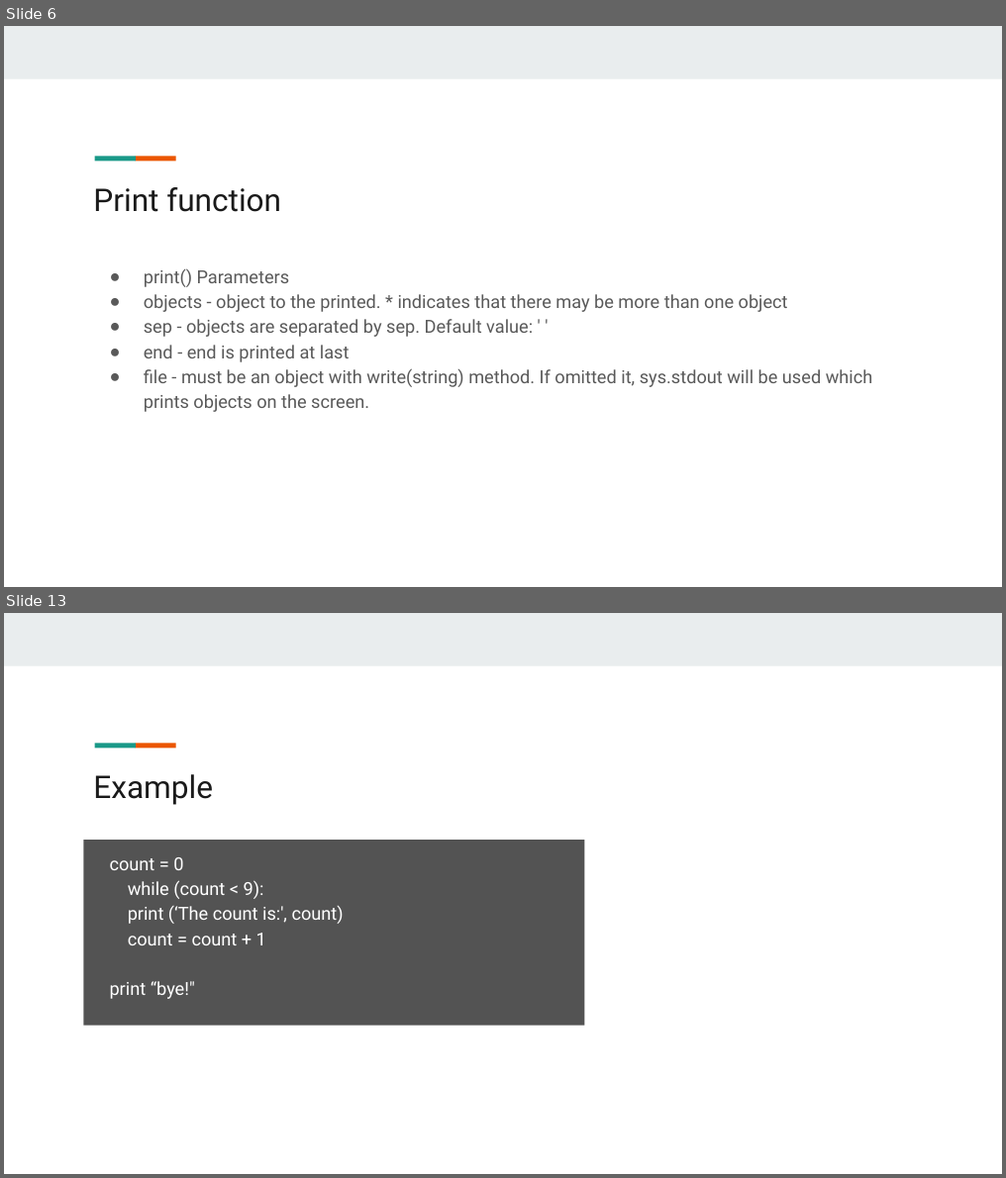
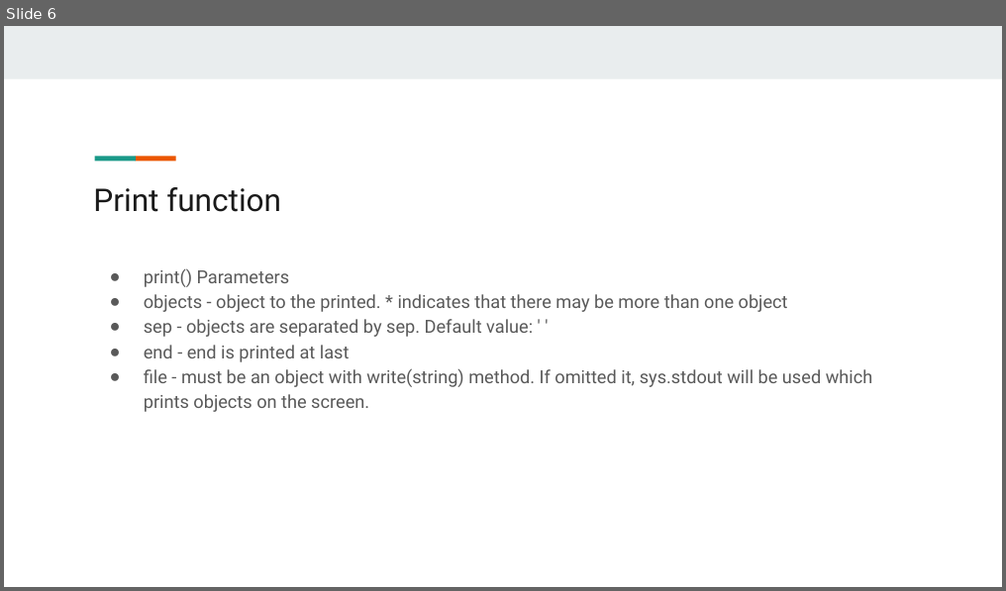
Before and after one commit to giridhersadineni/pythonsrec, a slide deck: 02.Operators & Conditional Statements/2. Python Operators.pptx. Shown one above the other, each under a label of ours: slides 6 and 13 before the commit, slide 6 after it; the slides between them are not shown. The pictures are 1006x1178 and 1006x591 pixels, drawn with LibreOffice and Linux fonts; fonts in the diff are those of the drawing. Boxes give left, top, right and bottom in pixels: in the first picture for what was removed or moved away, otherwise in the second. Text is boxed around its words. In the diff, an @@ line names an element or a change of style, - is before the commit and + after.

```diff
--- a/02.Operators & Conditional Statements/2. Python Operators.pptx
+++ b/02.Operators & Conditional Statements/2. Python Operators.pptx
@@ slide 13 removed at (x1=4, y1=613, x2=1002, y2=1174), background #FFFFFF; not listed: 3 template elements that a slide beside it also shows @@
@@ title removed at (x1=93, y1=774, x2=213, y2=805) @@
-Example
@@ text removed at (x1=84, y1=840, x2=585, y2=1025) @@
-count = 0
-while (count < 9):
-print (‘The count is:', count)
-count = count + 1
-print “bye!"
```
Also in this commit, not shown: 17 other slides removed, 30 other files.
